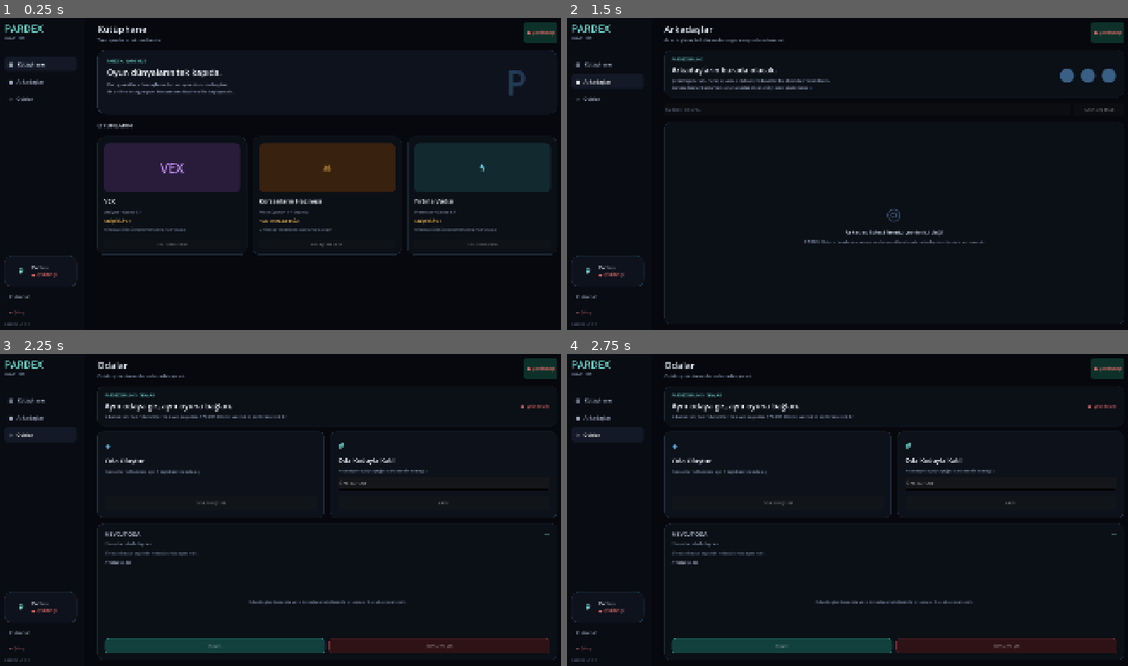
Above: before the commit, frames 1-4 (two rows, left to right).
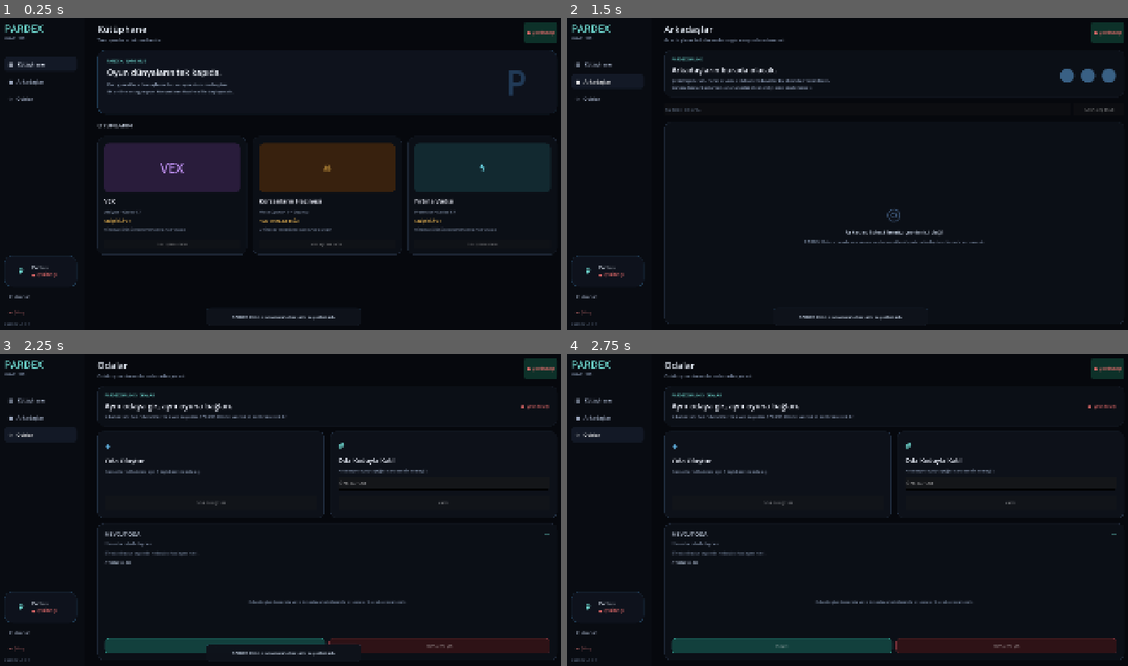
Above: after the commit, the same moments.

Repository: SerkanAydin06/Pardex
Game: Godot game, scene res://scenes/main.tscn
The game is run twice, just before and just after one commit, with the same random seed, the same clock (stepped at 60 frames per second) and the same inputs.
Inputs:
- Up to frame 1 (0.25 s): no input
- Up to frame 2 (1.5 s): click "▦ Kütüphane" at 0.5 s; click "● Arkadaşlar" at 1.25 s
- Up to frame 3 (2.25 s): click "◇ Odalar" at 2 s
- Up to frame 4 (2.75 s): no input

The runs differ from the first frame. In frame 1, 0.2% of the frame differs, in the area x 36-65%, y 93-98%; in frame 2, 0.1%; in frame 3, 0.8%; in frame 4, nothing differs.

Commit message:
Remove disabled voice autoload

Diff:
--- a/project.godot
+++ b/project.godot
@@ -20,7 +20,6 @@
 [autoload]
 
 PardexOnline="*res://scripts/online/pardex_online.gd"
-PardexVoice="*res://scripts/online/pardex_voice.gd"
 
 [display]
 
